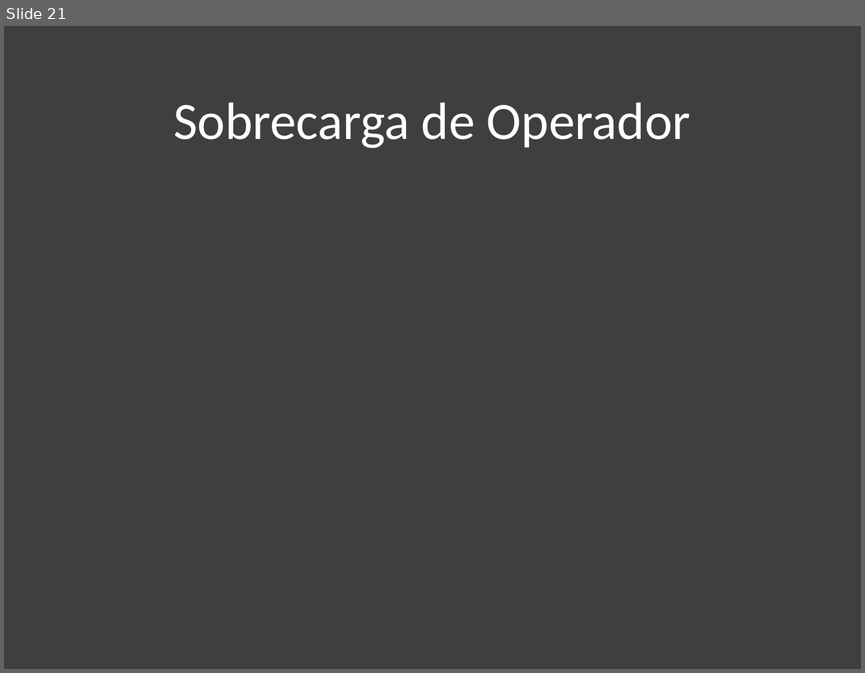
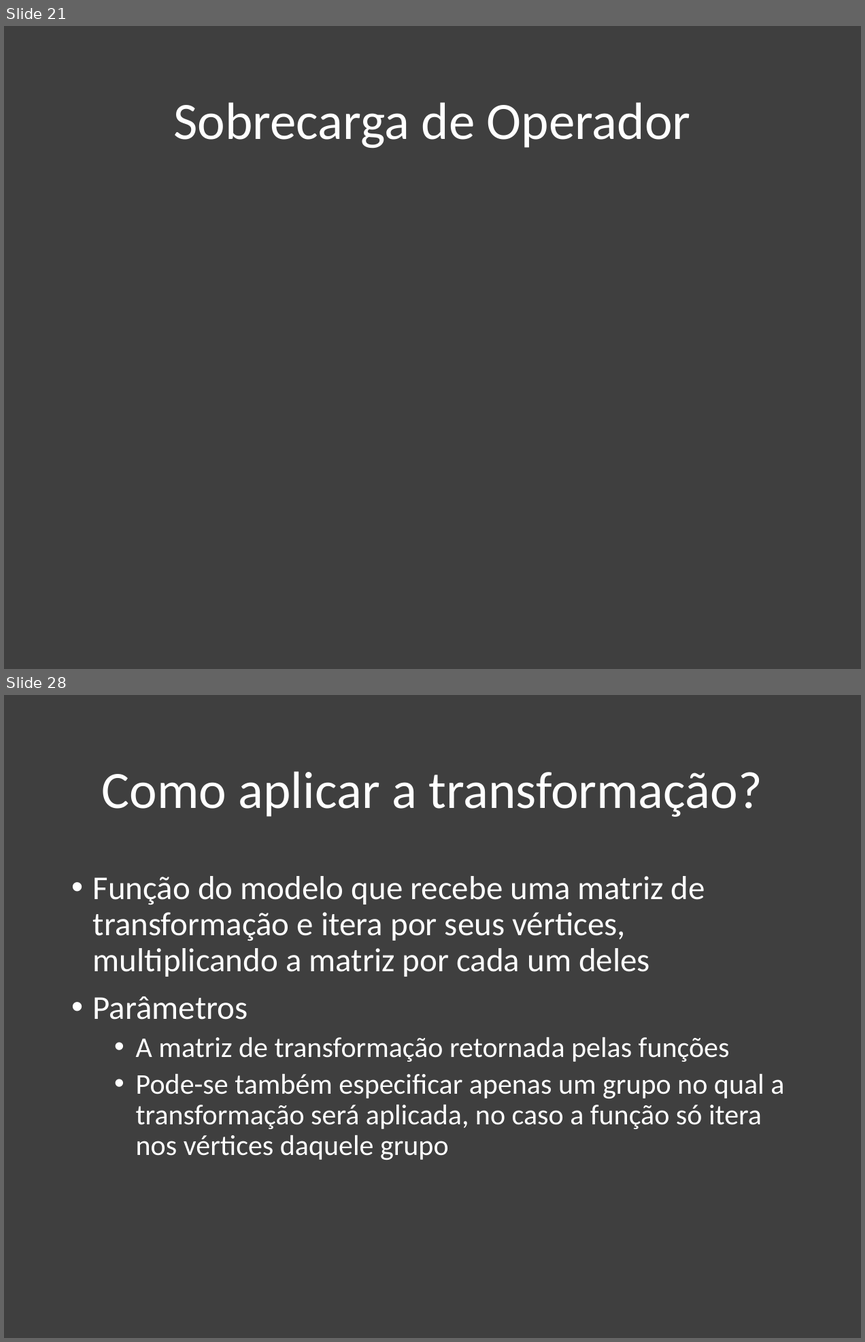
Before and after one commit to danisson/final-cg1, a slide deck: apresentação/Trabalho de CG1.pptx. Shown one above the other, each under a label of ours: slide 21 before the commit, slides 21 and 28 after it; the slides between them are not shown. The pictures are 865x673 and 865x1342 pixels, drawn with LibreOffice and Linux fonts; fonts in the diff are those of the drawing; grey boxes stand for pictures. Boxes give left, top, right and bottom in pixels: in the first picture for what was removed or moved away, otherwise in the second. Text is boxed around its words. In the diff, an @@ line names an element or a change of style, - is before the commit and + after.

```diff
--- a/apresentação/Trabalho de CG1.pptx
+++ b/apresentação/Trabalho de CG1.pptx
@@ slide 28 added at bbox=[4, 695, 861, 1338], background #3F3F3F @@
@@ title added at bbox=[102, 771, 762, 817], 44 pt, text #FFFFFF @@
+Como aplicar a transformação?
@@ text added at bbox=[93, 876, 784, 1159], 24 pt, text #FFFFFF @@
+• Função do modelo que recebe uma matriz de transformação e itera por seus vértices, multiplicando a matriz por cada um deles
+• Parâmetros
+  • A matriz de transformação retornada pelas funções
+  • Pode-se também especificar apenas um grupo no qual a transformação será aplicada, no caso a função só itera nos vértices daquele grupo
```
Also in this commit, not shown: 8 other slides added, 7 other files.
